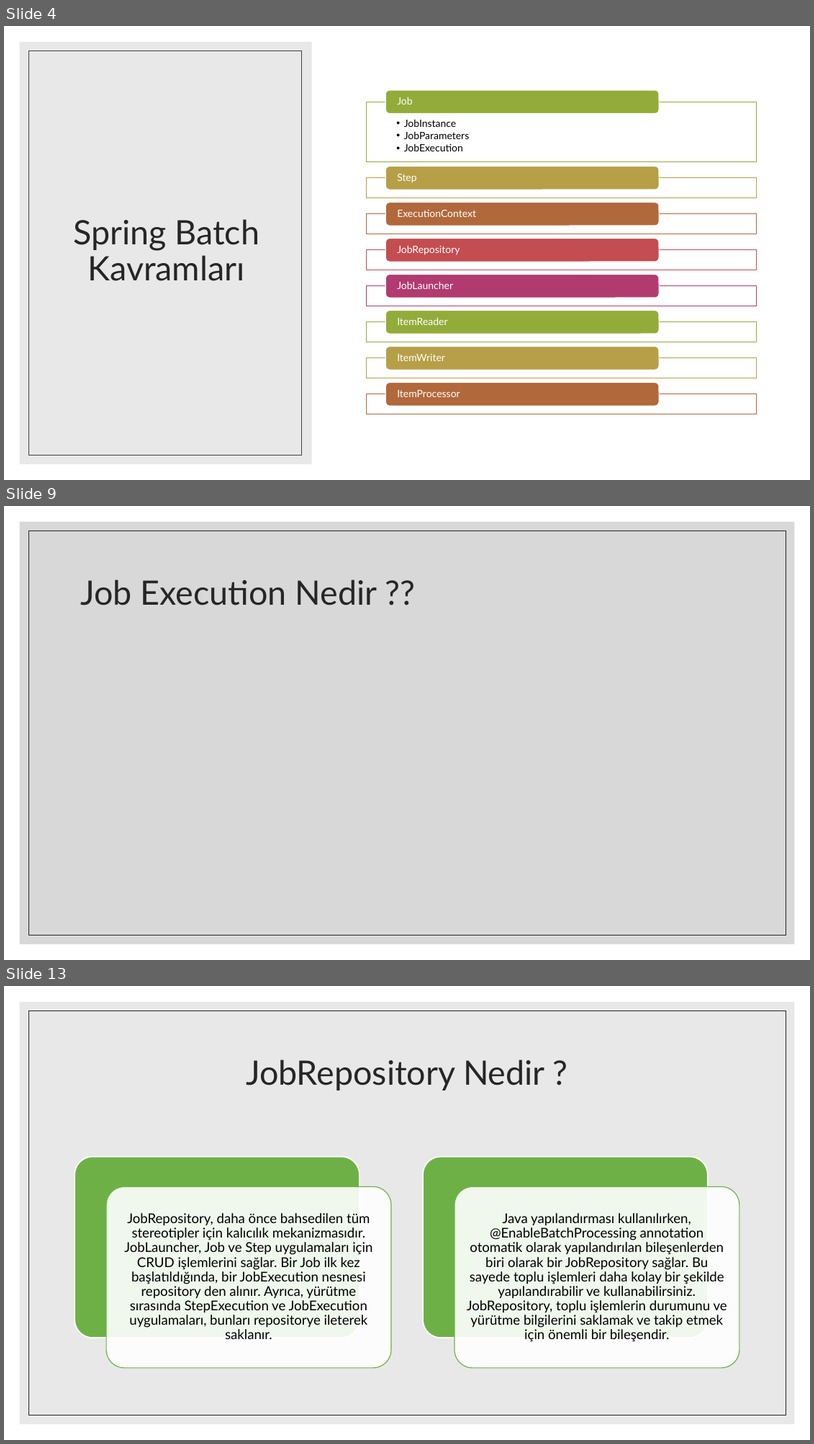
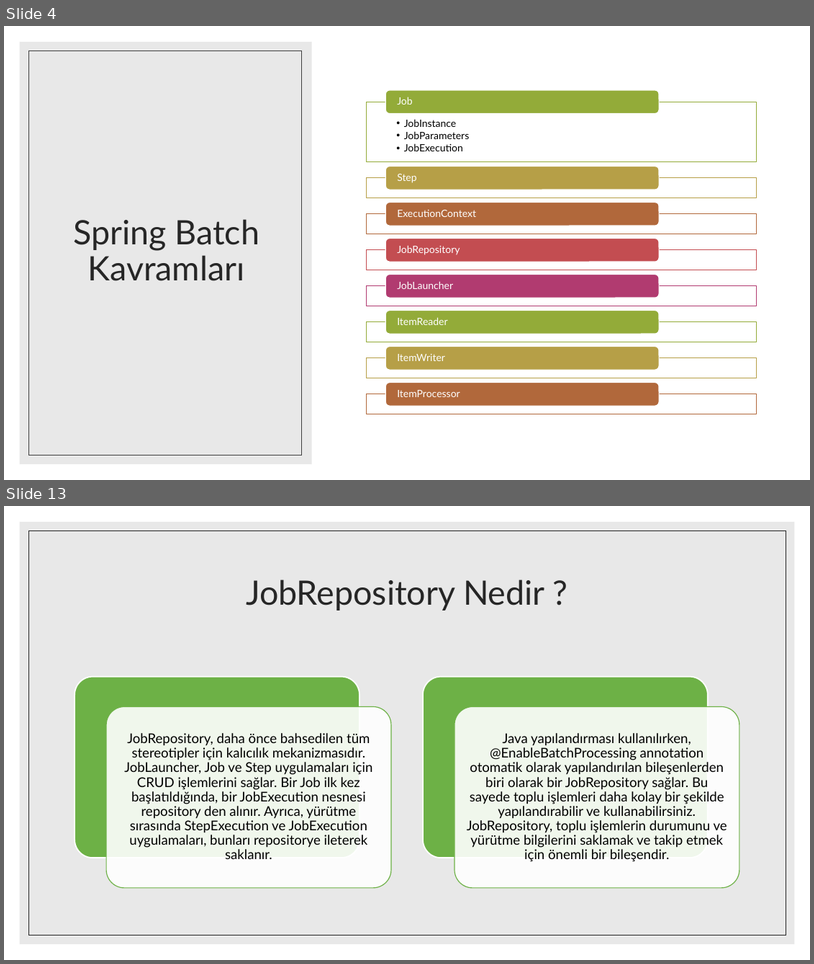
Before and after one commit to yusufemirhanarslan/PythonExercise, a slide deck: SpringBatch.pptx. Shown one above the other, each under a label of ours: slides 4, 9 and 13 before the commit, slides 4 and 13 after it; the slides between them are not shown. The pictures are 814x1444 and 814x964 pixels, drawn with LibreOffice and Linux fonts; fonts in the diff are those of the drawing. Boxes give left, top, right and bottom in pixels: in the first picture for what was removed or moved away, otherwise in the second. Text is boxed around its words. In the diff, an @@ line names an element or a change of style, - is before the commit and + after.

```diff
--- a/SpringBatch.pptx
+++ b/SpringBatch.pptx
@@ slide 9 removed at [4,506,810,960], background #FFFFFF @@
@@ rectangle removed at [20,522,795,944] @@
@@ rectangle removed at [28,530,786,935] @@
@@ title removed at [80,579,378,605] @@
-Job Execution Nedir ??
```
Also in this commit, not shown: 10 slides changed, 3 slides added, 1 other slide removed.
